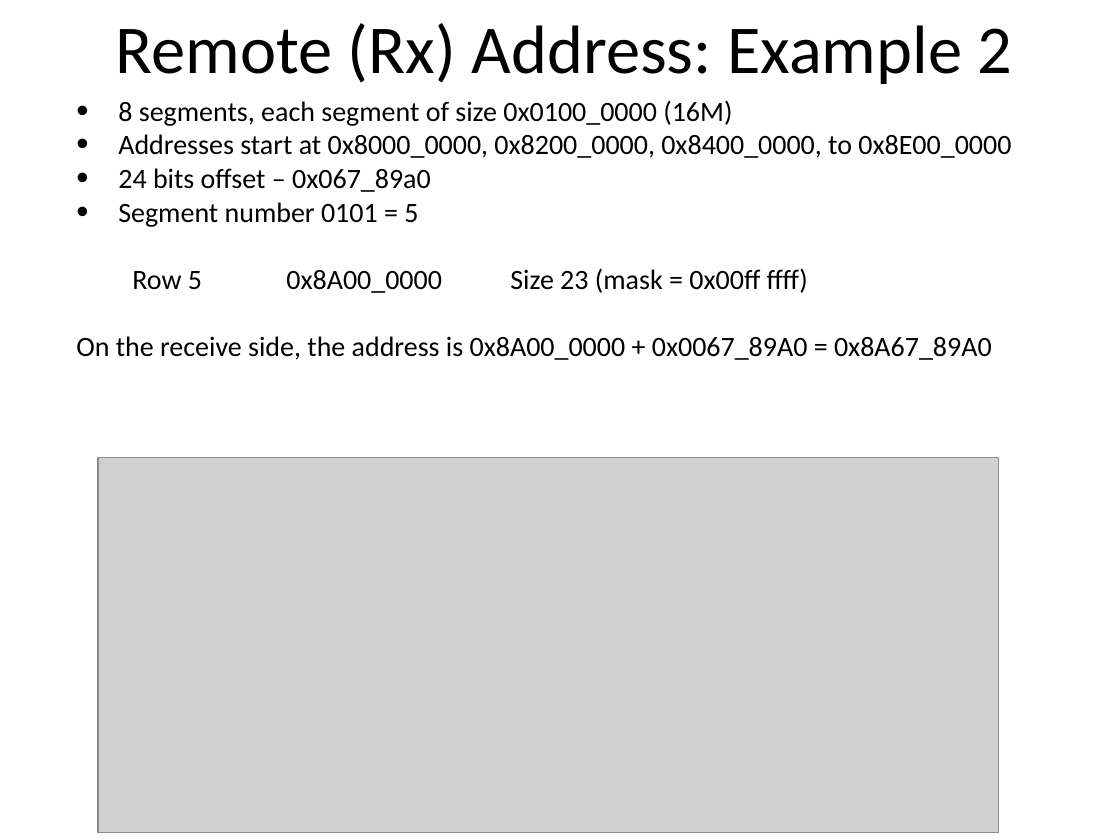
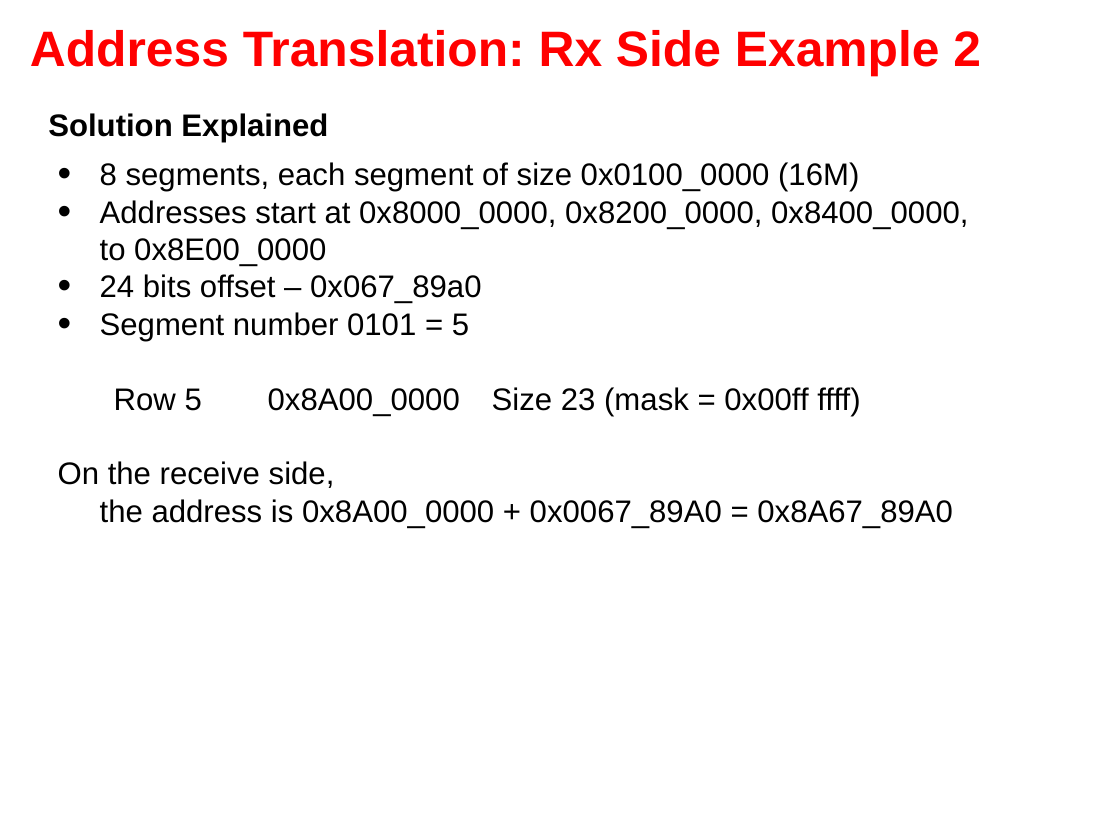
Before and after one commit to hari1989/keystone-workshop, a slide deck: slide 61 of slides/Intro to Hyperlink.pptx (slide 34 before the commit). Drawn at 1120x840 pixels with LibreOffice and Linux fonts; fonts in the diff are those of the drawing; grey boxes stand for pictures; background and template pictures are left out. Boxes give left, top, right and bottom in pixels: in the first picture for what was removed or moved away, otherwise in the second. Text is boxed around its words. In the diff, an @@ line names an element or a change of style, - is before the commit and + after.

```diff
--- a/slides/Intro to Hyperlink.pptx
+++ b/slides/Intro to Hyperlink.pptx
@@ text "Address Translation: Rx Side Example ..." at (30,30,981,77): vertical alignment top to middle @@
@@ text at (30,30,981,77): text changed; size 44 to 32 pt; font Calibri to Arial; text colour #000000 to #FF0000; bold on @@
-Remote (Rx) Address: Example 2
+Address Translation: Rx Side Example 2
@@ text added at (48,113,328,142), 20 pt, text #000000, bold @@
+Solution Explained
@@ text "8 segments, each segment of ...": place and size @@
-text "8 segments, each segment of ..." at (76,100,1011,360)
+text "8 segments, each segment of ..." at (58,162,968,528)
@@ text at (100,162,968,416): size 18 to 20 pt, font Calibri to Arial in "8 segments, each segment of size 0x0100_0000 ...", "Addresses start at 0x8000_0000, 0x8200_0000, 0x8400_0000, to ...", "24 bits offset – 0x067_89a0", "Segment number 0101 = 5" and 1 more places @@
@@ text at (58,461,953,528): text changed; size 18 to 20 pt; font Calibri to Arial @@
-On the receive side, the address is 0x8A00_0000 + 0x0067_89A0 = 0x8A67_89A0
+On the receive side,
+the address is 0x8A00_0000 + 0x0067_89A0 = 0x8A67_89A0
@@ picture removed at (99,457,999,832) @@
```
Also in this commit, not shown: 23 other slides changed, 40 slides added, 23 slides removed, 1 other file.
